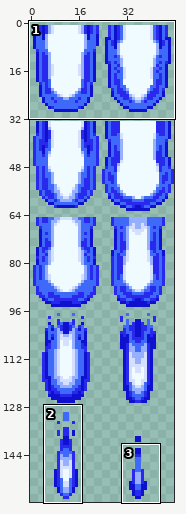
Two versions of one sprite sheet, Entities/Spells/StellarCollapse/StellarCollapse.png. The picture above shows the old version from afar; the outline marks the close-up.
Close-up. Before the commit:
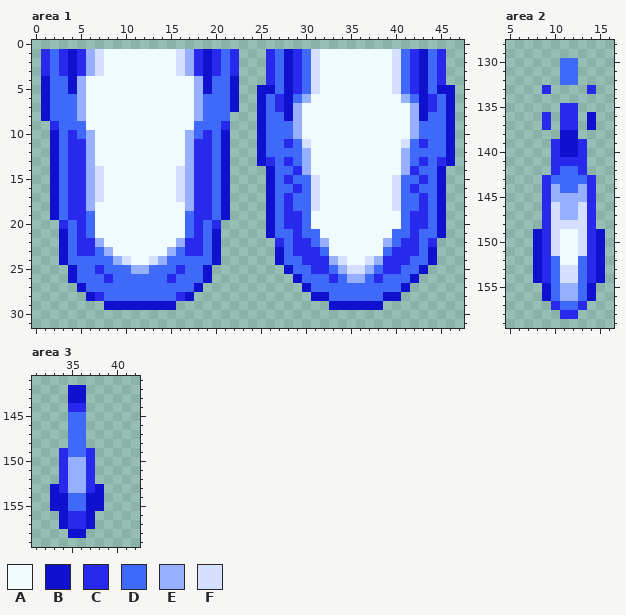
The file is 48x160 pixels. Colours within 5 levels of each other are drawn and written as one. Shown: area 1: x 0..47, y 0..31; area 2: x 5..16, y 128..159; area 3: x 31..42, y 141..159. The commit also changed other parts of the picture, which this record leaves out.
Palette (. is transparent): A #f0fbff  B #1010cf  C #2929ed  D #3f69f9  E #97afff  F #d5dfff
After:
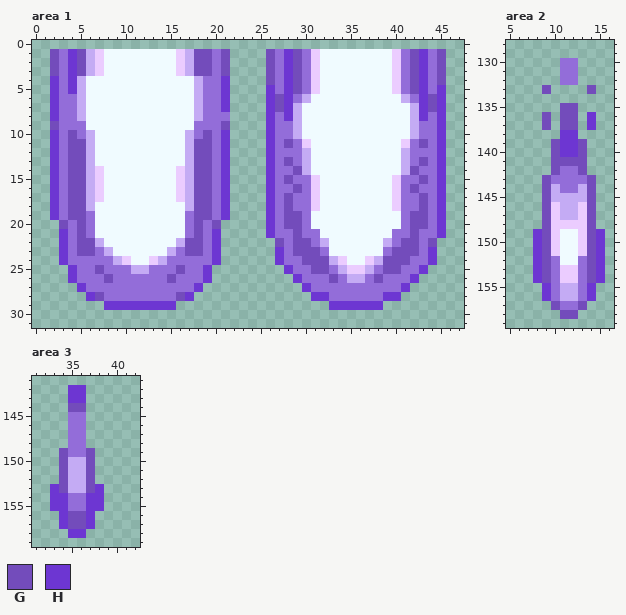
Colours new in this view: G #734cbb  H #6d36d2
Change:
colour D: #3f69f9 -> #936dd9
colour E: #97afff -> #c4abf4
colour F: #d5dfff -> #ebccff
Changed rows in their new state; - is a pixel that keeps its letter.
Area 1:
first column x 1:
 1 .GDHG------------GGDG.---G-HG------------GH-G-
 2 .GDHG------------GGDG.---G-HG------------GH-G-
 3 .GDHG------------GGDG.---G-HG------------GH-G-
 4 .H-H--------------D-H.---G-HG------------GH-G-
 5 .H-H--------------D-H.--.H-HG------------GH-H.
 6 .H------------------H.--.HGH--------------HGH.
 7 .H------------------H.--.HGH--------------HGH.
 8 .H----------------------.H-H--------------H-H.
 9 -G------------------G---.H------------------H.
10 -H-G--------------G-H---.H------------------H.
11 -H-GG------------GG-H---.H-G--------------G-H.
12 -H-GG------------GG-H---.H------------------H.
13 -H-GG------------GG-H---.H-G--------------G-H.
14 -H-GG------------GG-H----H--G------------G--H-
15 -H-GG------------GG-H----H-G--------------G-H-
16 -H-GG------------GG-H----H--G------------G--H-
17 -H-GG------------GG-H----H-G--------------G-H-
18 -H-GG------------GG-H----H-G--------------G-H-
19 -H-GG------------GG-H----H-GG------------GG-H-
20 --G-G------------G-G-----H-GG------------GG-H-
21 --H-G------------G-H-----H--G------------G--H-
22 --H-GG----------GG-H------G-GG----------GG-G--
23 --H-GG----------GG-H------H-GGG--------GGG-H--
24 --H----------------H------H--GGG------GGG--H--
25 ---H--G--------G--H--------H--GG------GG--H---
26 ---H---G------G---H---------H---G----G---H----
27 ----H------------H-----------H----------H-----
28 -----HG--------GH-------------HH------HH------
29 -------HHHHHHHH-----------------HHHHHH--------
Area 2:
first column x 8:
133 -G----G-
135 ---GG---
136 -G-GG-H-
137 -G-GG-H-
138 ---HH---
139 --GHHG--
140 --GHHG--
141 --GGGG--
142 --G--G--
143 -G----G-
144 -G----G-
145 -G----G-
146 -G----G-
147 -G----G-
148 -G----G-
149 HG----GH
150 HG----GH
151 HG----GH
152 HG----GH
153 HG----GH
154 HG----GH
155 -H----H-
156 -H----H-
157 --G--G--
158 ---GG---
Area 3:
first column x 35:
142 HH
143 HH
144 GG
first column x 33:
149 -G--G-
150 -G--G-
151 -G--G-
152 -G--G-
153 HG--GH
154 HH--HH
155 HH--HH
156 -HGGH-
157 -HGGH-
158 --HH--
Where, in picture pixels (left, top, right, bottom), the same in both close-ups:
changed: (41, 49, 455, 310)
changed: (533, 58, 605, 319)
changed: (50, 385, 104, 538)
